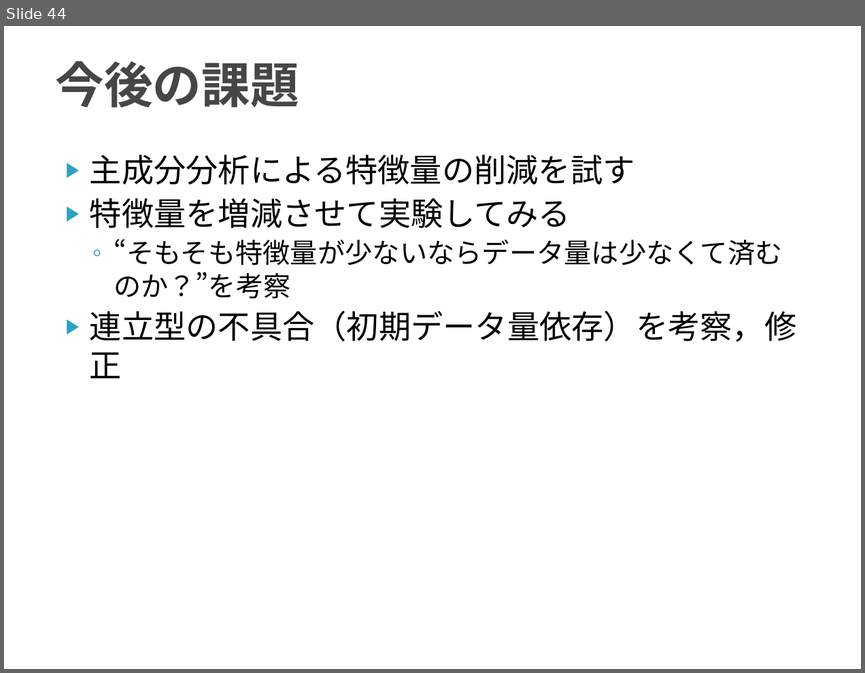
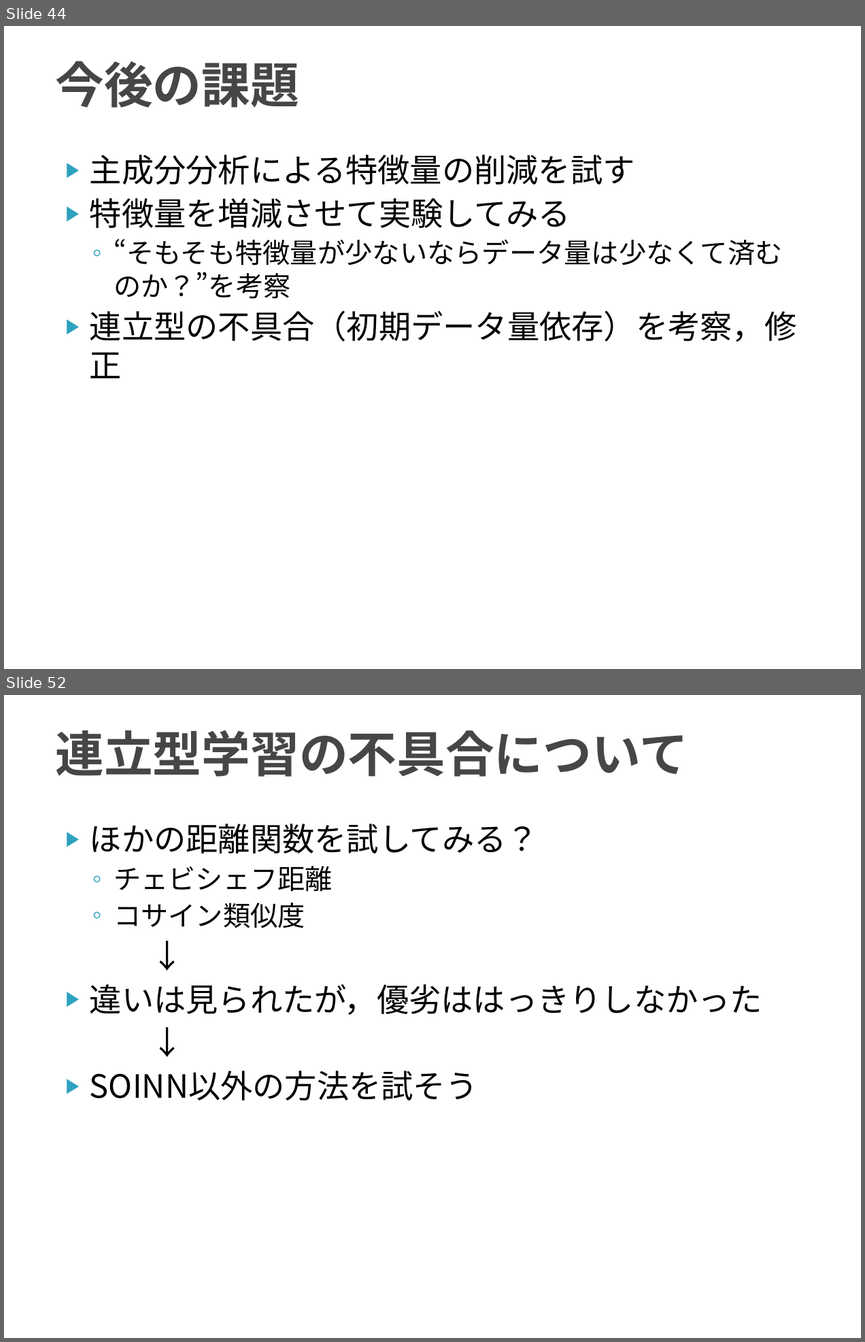
Before and after one commit to TetsuyaKomota/GitforEclipseTest, a slide deck: IntentionLearning_v2/slide/discussion2016.pptx. Shown one above the other, each under a label of ours: slide 44 before the commit, slides 44 and 52 after it; the slides between them are not shown. The pictures are 865x673 and 865x1342 pixels, drawn with LibreOffice and Linux fonts; fonts in the diff are those of the drawing. Boxes give left, top, right and bottom in pixels: in the first picture for what was removed or moved away, otherwise in the second. Text is boxed around its words. In the diff, an @@ line names an element or a change of style, - is before the commit and + after.

```diff
--- a/IntentionLearning_v2/slide/discussion2016.pptx
+++ b/IntentionLearning_v2/slide/discussion2016.pptx
@@ slide 52 added at [4, 695, 861, 1338], background #FFFFFF @@
@@ title added at [55, 730, 687, 777], 41 pt, text #464646, bold @@
+連立型学習の不具合について
@@ text added at [90, 824, 762, 1100], 27 pt, text #000000 @@
+▶ ほかの距離関数を試してみる？
+  ◦ チェビシェフ距離
+  ◦ コサイン類似度
+↓
+▶ 違いは見られたが，優劣ははっきりしなかった
+↓
+▶ SOINN以外の方法を試そう
```
Also in this commit, not shown: 12 other slides added, 8 other files.
